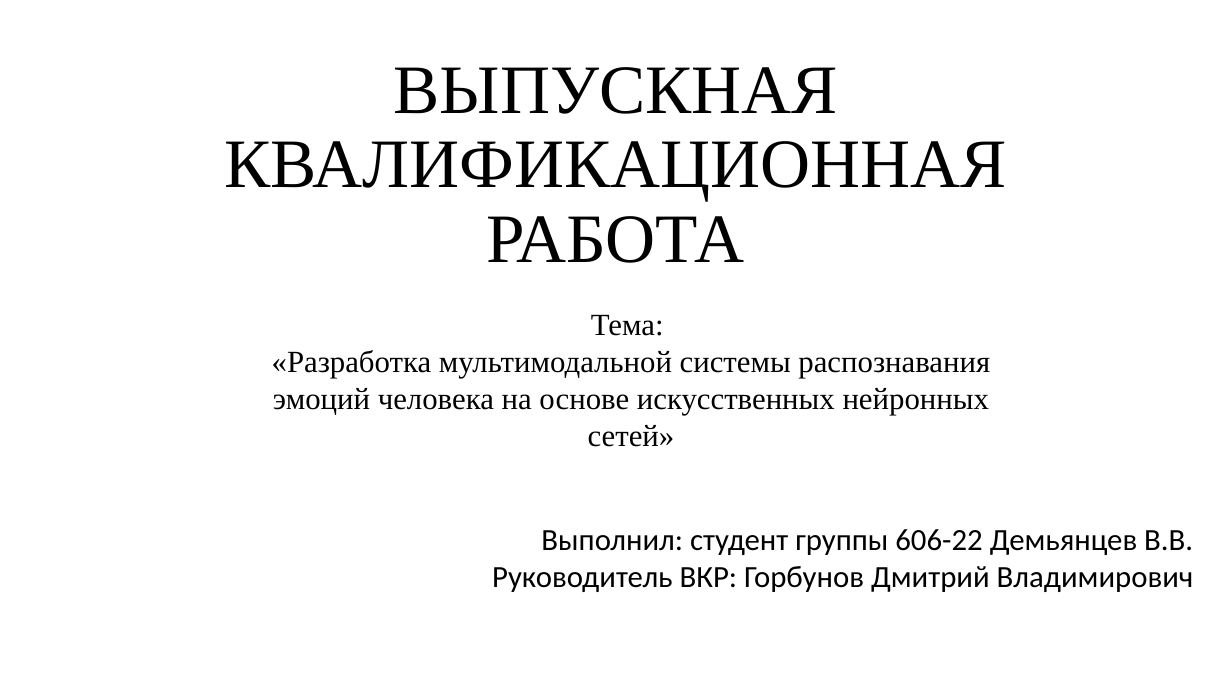
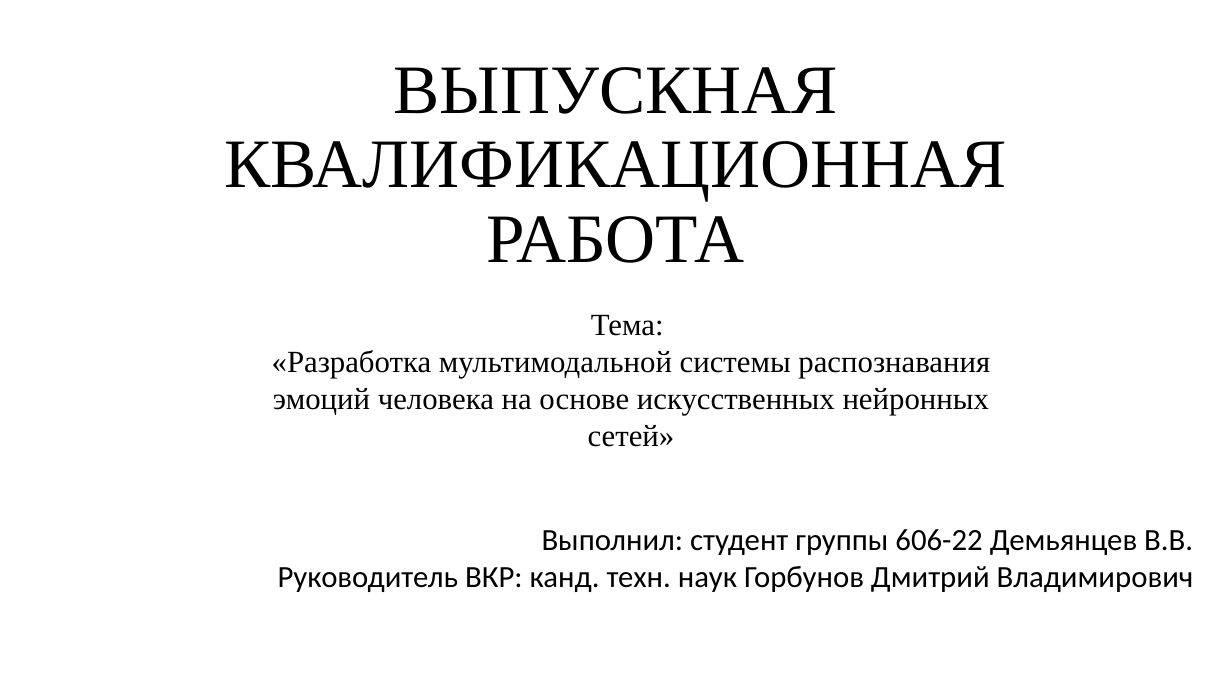
Before and after one commit to Hetsunya/diplom-docs, a slide deck: slide 1 of вкр/презентация по_преддипломной_практике_Демьянцев_Виталий_Владиславович_606_22 (1).pptx. Drawn at 1232x693 pixels with LibreOffice and Linux fonts; fonts in the diff are those of the drawing. Boxes give left, top, right and bottom in pixels: in the first picture for what was removed or moved away, otherwise in the second. Text is boxed around its words. In the diff, an @@ line names an element or a change of style, - is before the commit and + after.

```diff
--- a/вкр/презентация по_преддипломной_практике_Демьянцев_Виталий_Владиславович_606_22 (1).pptx
+++ b/вкр/презентация по_преддипломной_практике_Демьянцев_Виталий_Владиславович_606_22 (1).pptx
@@ subtitle "Выполнил: студент группы 606-22 Демьянцев ..." moved from (x1=492, y1=529, x2=1194, y2=592) to (x1=278, y1=529, x2=1194, y2=592) @@
@@ subtitle at (x1=278, y1=566, x2=1194, y2=592): text changed @@
-Руководитель ВКР: Горбунов Дмитрий Владимирович
+Руководитель ВКР: канд. техн. наук Горбунов Дмитрий Владимирович
```
Also in this commit, not shown: 2 other slides changed.
